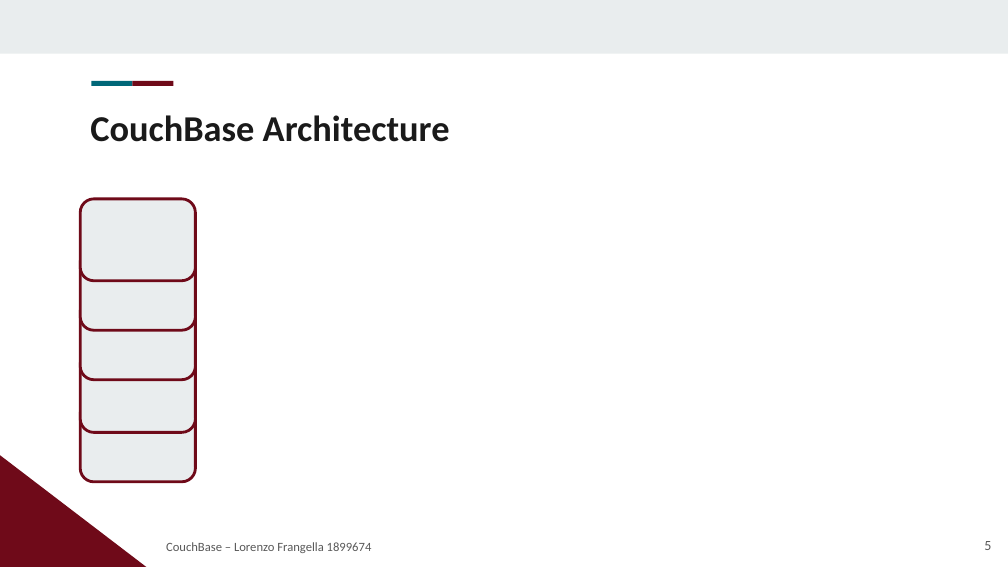
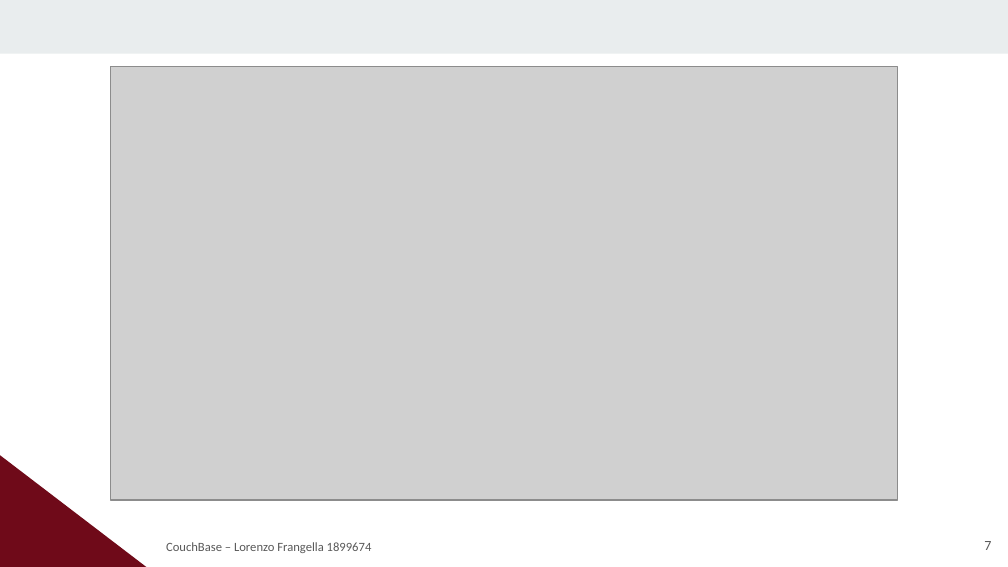
Before and after one commit to LorenzoFrangella/large-scale-data-management, a slide deck: slide 7 of large-scale-dm.pptx (slide 5 before the commit). Drawn at 1008x567 pixels with LibreOffice and Linux fonts; fonts in the diff are those of the drawing; grey boxes stand for pictures; background and template pictures are left out. Boxes give left, top, right and bottom in pixels: in the first picture for what was removed or moved away, otherwise in the second. Text is boxed around its words. In the diff, an @@ line names an element or a change of style, - is before the commit and + after.

```diff
--- a/large-scale-dm.pptx
+++ b/large-scale-dm.pptx
@@ rectangle added at box(68, 79, 245, 91), fill #FFFFFF, outline #FFFFFF 2 pt @@
@@ rectangle removed at box(92, 81, 133, 86) @@
@@ picture added at box(110, 67, 897, 500) @@
@@ rectangle removed at box(132, 81, 173, 86) @@
@@ title removed at box(90, 115, 450, 142) @@
-CouchBase Architecture
@@ rounded rectangle removed at box(81, 199, 196, 280) @@
@@ rounded rectangle removed at box(81, 248, 196, 330) @@
@@ rounded rectangle removed at box(81, 298, 196, 380) @@
@@ rounded rectangle removed at box(81, 351, 196, 432) @@
@@ rounded rectangle removed at box(81, 400, 196, 482) @@
@@ page number at box(984, 541, 991, 550): text changed @@
-5
+7
```
Also in this commit, not shown: 1 other slide changed, 13 slides added, 4 other files.
